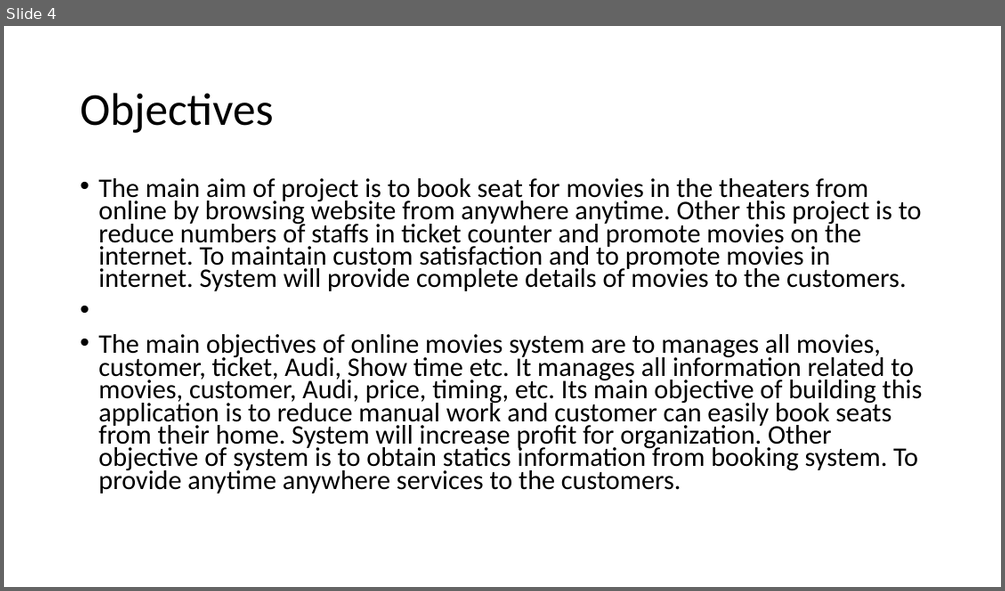
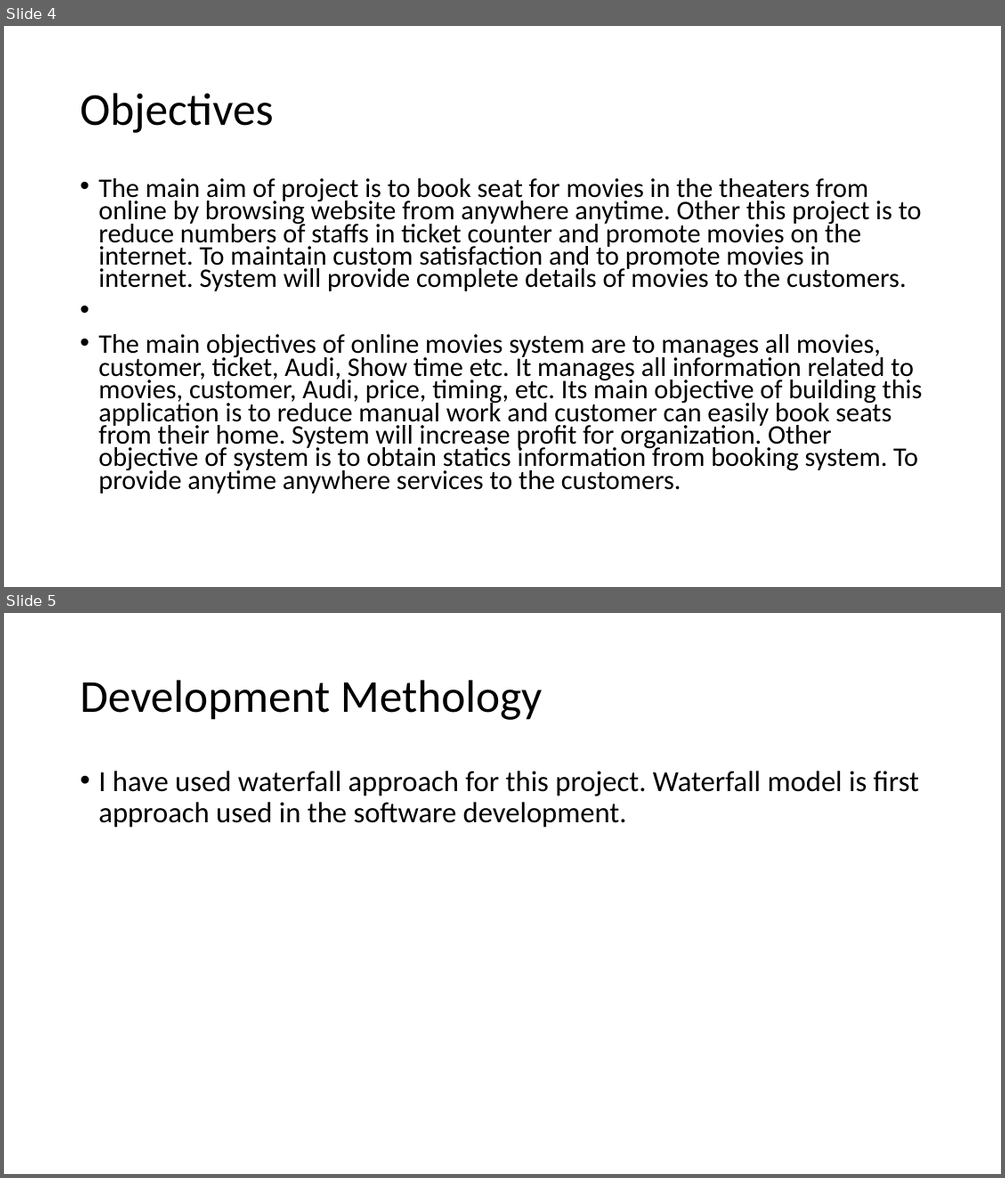
Before and after one commit to ashishpokhrel123/MoviesBookingSystem, a slide deck: Final Report/Online Movies Booking System.pptx. Shown one above the other, each under a label of ours: slide 4 before the commit, slides 4 and 5 after it. The pictures are 1005x591 and 1005x1178 pixels, drawn with LibreOffice and Linux fonts; fonts in the diff are those of the drawing. Boxes give left, top, right and bottom in pixels: in the first picture for what was removed or moved away, otherwise in the second. Text is boxed around its words. In the diff, an @@ line names an element or a change of style, - is before the commit and + after.

```diff
--- a/Final Report/Online Movies Booking System.pptx
+++ b/Final Report/Online Movies Booking System.pptx
@@ slide 5 added at [4,613,1001,1174], background #FFFFFF @@
@@ title added at [80,680,542,720], 44 pt, text #000000 @@
+Development Methology
@@ text added at [98,771,919,827], 28 pt, text #000000 @@
+• I have used waterfall approach for this project. Waterfall model is first approach used in the software development.
```
Also in this commit, not shown: 1 other slide added, 48 other files.
